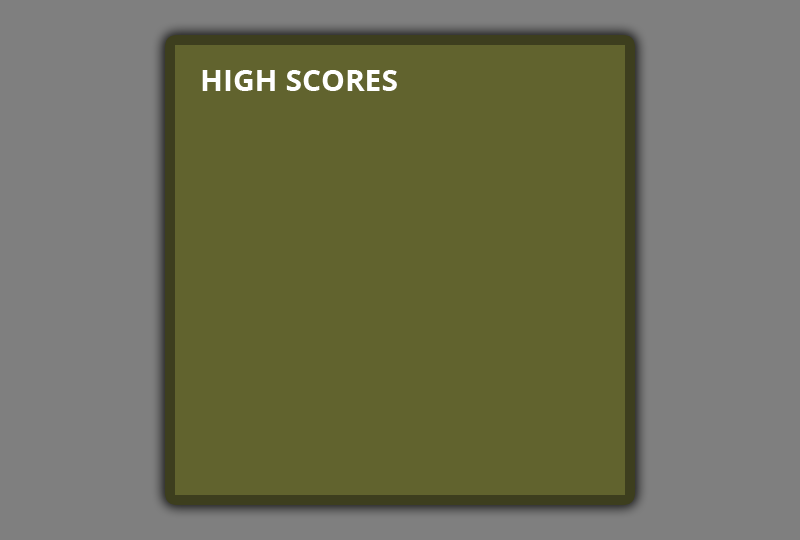
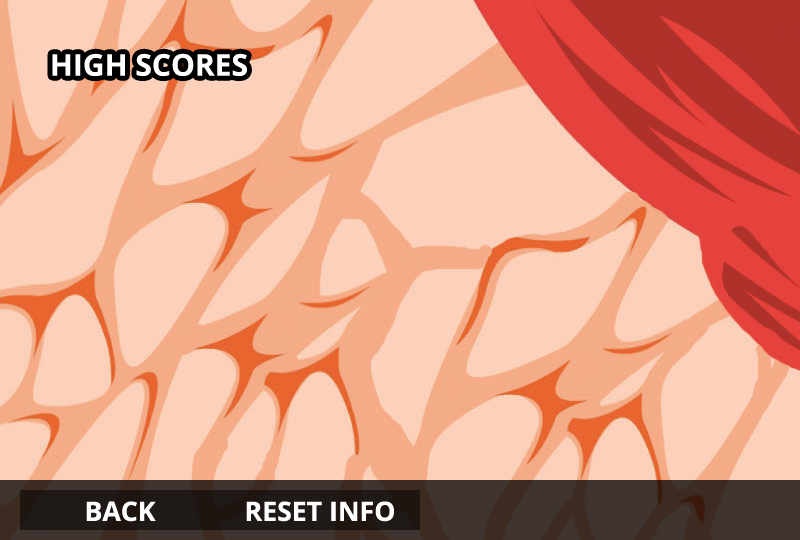
Revision of a layered 800x540 image; what changed, layer by layer:
painted on "HIGH SCORES" over left=52, top=53, right=397, bottom=91
added layer "Layer 2" above "Layer 3" over left=220, top=490, right=420, bottom=530
added layer "Layer 3" above "Shape 1" over left=20, top=490, right=220, bottom=530
"Layer 1": opacity 50% → 100%, painted on it over left=0, top=0, right=800, bottom=540
